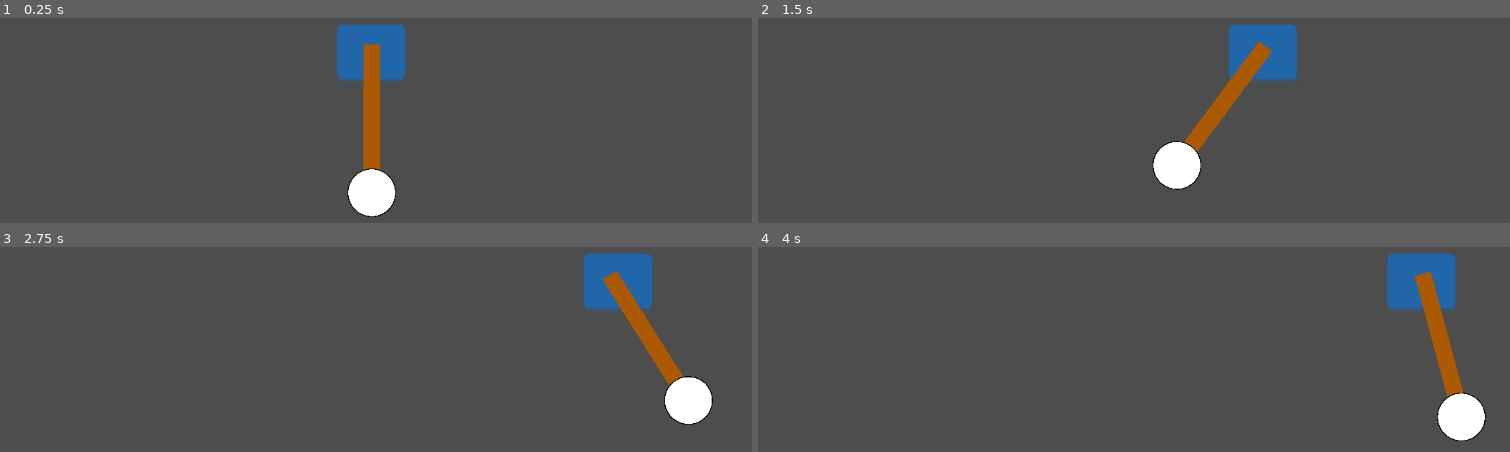
Above: before the commit, frames 1-4 (two rows, left to right).
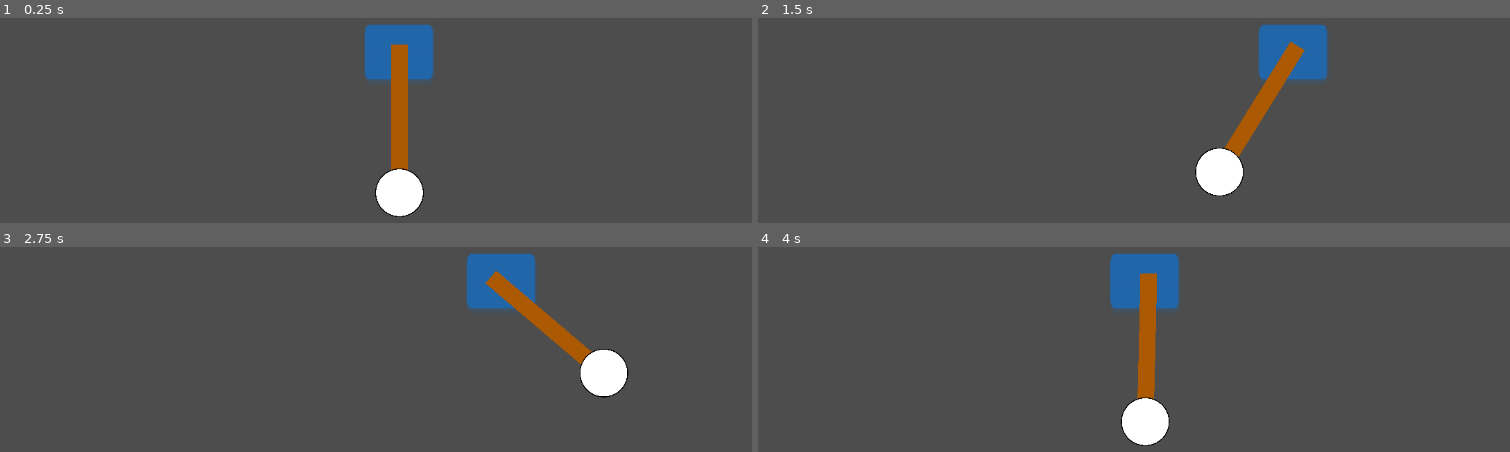
Above: after the commit, the same moments.

Repository: ConjunctionJustin/Upside-Down-Pendulum-Balancer
Game: Godot game, scene res://main.tscn
Same seed, same stepped clock (60 frames per second), same inputs: the game is played once before the commit and once after it.
Inputs:
- Up to frame 1 (0.25 s): no input
- Up to frame 2 (1.5 s): tap Enter at 0.5 s; hold Right (accel_right) 0.53-1.28 s; hold Left (accel_left) from 1.28 s (still down)
- Up to frame 3 (2.75 s): release Left (accel_left) at 2.03 s; hold Right (accel_right) from 2.03 s (still down)
- Up to frame 4 (4 s): release Right (accel_right) at 2.78 s; hold Left (accel_left) from 2.78 s (still down)

The runs differ from the first frame. In frame 1, 6.4% of the frame differs, in the area x 44-58%, y 3-98%; in frame 2, 6.9%; in frame 3, 9.1%; in frame 4, 9.3%, in the area x 46-97%, y 3-98%.
Error after the commit: Invalid call. Nonexistent 'Vector2' constructor. (res://Scripts/main.gd:26)

Commit message:
Started Coding

Diff:
--- /dev/null
+++ b/Scripts/Algorithm/main_algorithm.gd
@@ -0,0 +1,14 @@
+extends Resource
+
+func control_force(root: Node2D) -> float:
+	var motor = root.get_child(0)
+	var pendulum = root.get_child(1)
+
+	var force: float = 5 * (pendulum.transform.x - motor.transform.x)
+	if abs(force) > motor.max_force:
+		force = motor.max_force * sign(force)
+	return force
+
+func test() -> String:
+	print("penis");
+	return "penis2"
--- /dev/null
+++ b/Scripts/main.gd
@@ -0,0 +1,31 @@
+extends Node2D
+
+var motor
+var max_force
+var max_veloc
+
+var algorithm
+
+func _ready() -> void:
+	motor = $Motor
+	max_force = motor.max_force
+	max_veloc = motor.max_veloc
+
+	algorithm = preload("res://Scripts/Algorithm/main_algorithm.gd").new()
+
+
+func _process(delta: float) -> void:
+	var force = 0;
+
+	force = algorithm.test()
+
+	if Input.is_action_pressed("accel_left"):
+		force = -max_force;
+	if Input.is_action_pressed("accel_right"):
+		force = max_force;
+	motor.apply_central_force(Vector2(force,0));
+
+	if motor.linear_velocity.x > max_veloc:
+		motor.linear_velocity = Vector2(max_veloc, 0);
+	if motor.linear_velocity.x < -max_veloc:
+		motor.linear_velocity = Vector2(-max_veloc, 0);
--- a/Scripts/motor.gd
+++ b/Scripts/motor.gd
@@ -3,19 +3,9 @@
 @export var max_veloc = 400
 @export var max_force = 500
 
-# Called when the node enters the scene tree for the first time.
 func _ready() -> void:
-	pass # Replace with function body.
+	pass
 
 
-# Called every frame. 'delta' is the elapsed time since the previous frame.
 func _process(delta: float) -> void:
-	var force = 0;
-	if Input.is_action_pressed("accel_left"):
-		force = -max_force;
-		print("to the left!!");
-	if Input.is_action_pressed("accel_right"):
-		force = max_force;
-		print("to the right!!");
-
-	self.apply_central_force(Vector2(force,0));
+	pass
--- a/main.tscn
+++ b/main.tscn
@@ -1,7 +1,8 @@
-[gd_scene load_steps=7 format=3 uid="uid://cr5mjvgy17k46"]
+[gd_scene load_steps=9 format=3 uid="uid://cr5mjvgy17k46"]
 
 [ext_resource type="Texture2D" uid="uid://bth42cpxxl3vt" path="res://Sprites/circle.png" id="1_ll62s"]
 [ext_resource type="Script" path="res://Scripts/motor.gd" id="1_mrutp"]
+[ext_resource type="Script" path="res://Scripts/main.gd" id="1_nat0i"]
 [ext_resource type="Texture2D" uid="uid://cnbfdu7p120tq" path="res://Sprites/blue_rectangle.png" id="2_4nrwm"]
 
 [sub_resource type="RectangleShape2D" id="RectangleShape2D_vrdmp"]
@@ -13,16 +14,24 @@
 [sub_resource type="CircleShape2D" id="CircleShape2D_4ofid"]
 radius = 13.0384
 
+[sub_resource type="SegmentShape2D" id="SegmentShape2D_pik15"]
+a = Vector2(0, -10)
+
 [node name="Root Node" type="Node2D"]
+script = ExtResource("1_nat0i")
 
 [node name="Motor" type="RigidBody2D" parent="."]
-position = Vector2(536, 338)
+position = Vector2(576, 338)
+collision_layer = 2
 gravity_scale = 0.0
 lock_rotation = true
 script = ExtResource("1_mrutp")
+max_veloc = 250
+max_force = 1000
 metadata/_edit_group_ = true
 
 [node name="Pendulum Mount" type="StaticBody2D" parent="Motor"]
+collision_layer = 2
 
 [node name="Mount Collision" type="CollisionShape2D" parent="Motor/Pendulum Mount"]
 visible = false
@@ -44,10 +53,9 @@
 visible = false
 scale = Vector2(2, 2)
 shape = SubResource("RectangleShape2D_vrdmp")
-disabled = true
 
 [node name="Pendulum" type="RigidBody2D" parent="."]
-position = Vector2(536, 538)
+position = Vector2(576, 538)
 rotation = 1.5708
 metadata/_edit_group_ = true
 
@@ -78,3 +86,22 @@
 [node name="Weight Shape" type="Sprite2D" parent="Pendulum"]
 scale = Vector2(0.08, 0.08)
 texture = ExtResource("1_ll62s")
+
+[node name="Edge Borders" type="Node2D" parent="."]
+visible = false
+position = Vector2(0, 338)
+
+[node name="Right Border" type="RigidBody2D" parent="Edge Borders"]
+position = Vector2(1152, 0)
+gravity_scale = 0.0
+freeze = true
+
+[node name="CollisionShape2D" type="CollisionShape2D" parent="Edge Borders/Right Border"]
+shape = SubResource("SegmentShape2D_pik15")
+
+[node name="Left Border" type="RigidBody2D" parent="Edge Borders"]
+gravity_scale = 0.0
+freeze = true
+
+[node name="CollisionShape2D" type="CollisionShape2D" parent="Edge Borders/Left Border"]
+shape = SubResource("SegmentShape2D_pik15")
